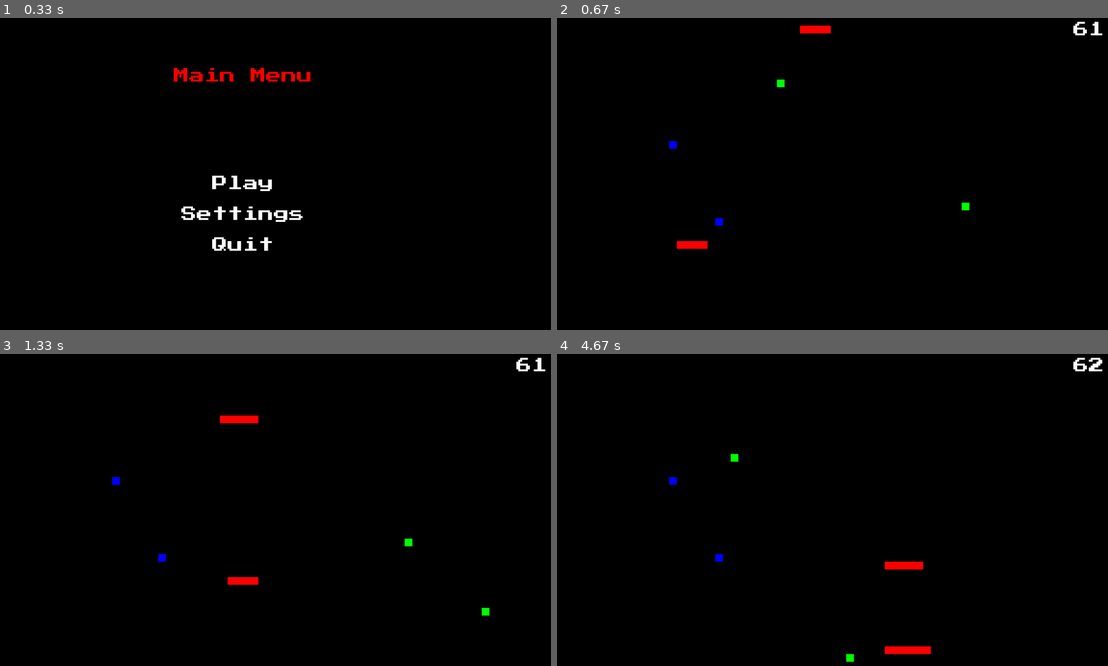
Above: before the commit, frames 1-4 (two rows, left to right).
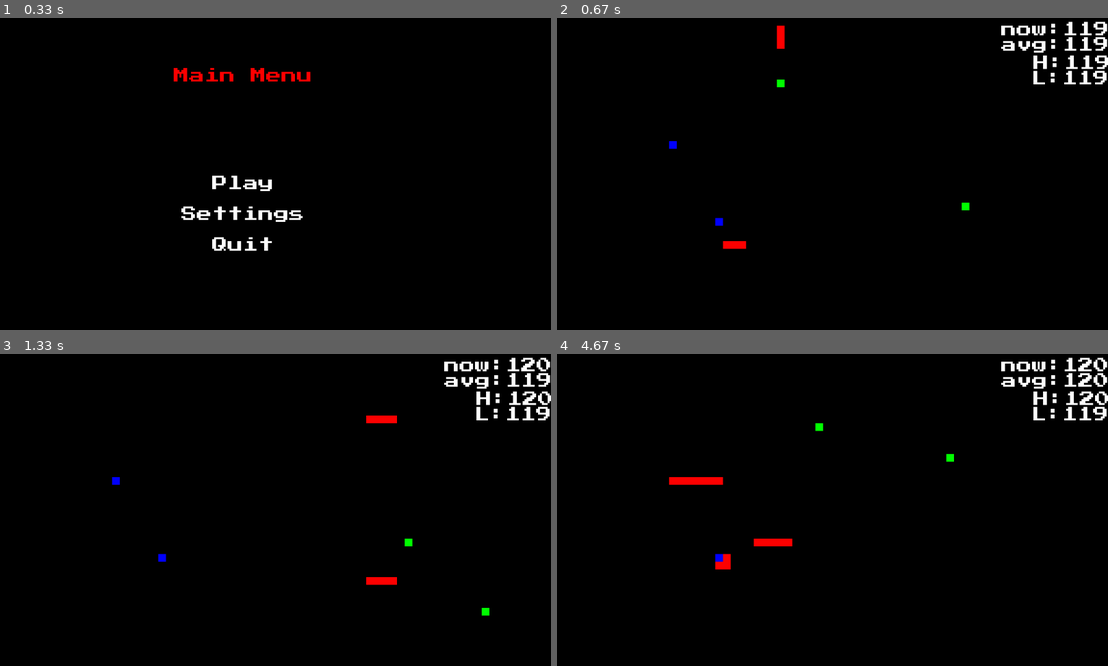
Above: after the commit, the same moments.

Repository: nmurphy101/Pygame2DFramework
Game: pygame game, started from main.py
Two runs of this game, one before a commit and one after it. Both use one fixed random seed, a clock stepped at 60 frames per second and the inputs below.
Inputs (mouse positions are in pixels of both pictures, inside the frame that each line leads up to):
- Up to frame 1 (0.33 s): no input
- Up to frame 2 (0.67 s): click (799, 183) at 0.38 s
- Up to frame 3 (1.33 s): no input
- Up to frame 4 (4.67 s): no input

Frame 1 is identical in both runs. In frame 2, 1.8% of the frame differs, in the area x 21-100%, y 1-75%; in frame 3, 1.9%; in frame 4, 2.5%, in the area x 20-100%, y 1-99%.

Commit message:
Fixed movement to be based on game timer now game frames Modified and added to the fps counter

Diff:
--- a/pkg/app.py
+++ b/pkg/app.py
@@ -19,6 +19,7 @@
 # import re
 # import queue as q
 # from multiprocessing import Pool, cpu_count, Queue, Process, Manager, Lock
+import statistics
 import gc
 import pygame
 # pylint: disable=no-name-in-module
@@ -44,8 +45,8 @@
         self.game_pkg = game_pkg
         self.game = None
         self.running = True
-        self.fps = 62
-        self.logic_fps = 60
+        self.fps = 300
+        self.fps_list = []
         self.clock = None
         self.screen_width = 1280
         self.screen_height = 720
@@ -125,18 +126,17 @@
 
     def update_fps(self):
         fps = str(int(self.clock.get_fps()))
-        color=(255, 255, 255)
-        h_offset = 600
-        position = (
-            self.game.screen_size[0]/2-(len(fps)*self.game.game_font.size)/2 + h_offset,
-            self.game.screen_size[1]/2 - self.game.game_font.size * 11
-        )
-        _ = self.game.game_font.render_to(
-            self.game.screen,
-            position,
-            fps,
-            color
-        )
+        _ = self.game.menu.render_button(f"now:{fps}", 11, h_offset=530)
+        self.fps_list.append(int(fps))
+        # Keep the fps list limited to 100 most recient samples
+        if len(self.fps_list) > 100:
+            self.fps_list.pop(0)
+        # Average FPS
+        avg_fps = str(round(statistics.mean(self.fps_list)))
+        _ = self.game.menu.render_button(f"avg:{avg_fps}", 10, h_offset=530)
+        # High and low FPS
+        _ = self.game.menu.render_button(f"H:{max(self.fps_list)}", 8.8, h_offset=565)
+        _ = self.game.menu.render_button(f"L:{min(self.fps_list)}", 7.8, h_offset=565)
 
     def event_checks(self, menu):
         '''
--- a/pkg/snake_game/entities/entity.py
+++ b/pkg/snake_game/entities/entity.py
@@ -11,6 +11,7 @@
     :license: GPLv3, see LICENSE for more details.
 '''
 
+from datetime import datetime
 import uuid
 import pygame
 
@@ -52,8 +53,8 @@
         self.size = 16
         # How fast the entity can move per loop-tick
         # 1 = 100%, 0 = 0%, speed can't be greater than 1
-        self.speed = 1
-        self.moved_last_cnt = 0
+        # self.speed = 1
+        self.time_last_moved = datetime.now()
         # Where entity was looking = (Up = 0, Right = 1, Down = 2, Left = 3)
         self.prev_direction = 2
         # Where entity is looking = (Up = 0, Right = 1, Down = 2, Left = 3)
@@ -145,10 +146,6 @@
                     child.alive = False
                     child.rect = pygame.draw.rect(self.screen, self.obj_color, self.death_obj)
 
-    def get_speed(self, entity_speed):
-        real_speed = entity_speed * (self.app.logic_fps/int(self.app.clock.get_fps()))
-        return real_speed
-
     def grow(self, eaten_obj):
         pass
 
--- a/pkg/snake_game/entities/snake/snake.py
+++ b/pkg/snake_game/entities/snake/snake.py
@@ -13,6 +13,7 @@
 
 import math
 import random
+from datetime import datetime, timedelta
 import pygame
 # pylint: disable=no-name-in-module
 from pygame.constants import (
@@ -56,9 +57,8 @@
         self.prev_pos_y = self.pos_y - 16
         # How big snake parts are
         self.size = 16
-        # How fast the snake can move per loop-tick
-        # 1 = 100%, 0 = 0%, speed can't be greater than 1
-        self.speed = 1
+        # How many moves the snake can make per second
+        self.movement = 1
         # head color = red
         self.obj_color = (255, 0, 0)
         # Snake death sound
@@ -145,7 +145,7 @@
         move does stuff
         '''
         # pylint: disable=access-member-before-definition
-        if self.moved_last_cnt >= 1 and self.alive:
+        if datetime.now() >= self.time_last_moved + timedelta(milliseconds=20/self.movement) and self.alive:
             # Check if Ai or player controls this entity
             if not self.player:
                 self.aquire_primary_target("food")
@@ -169,9 +169,8 @@
             elif self.direction == 1:
                 self.prev_direction = self.direction
                 self.pos_x += self.size
-            self.moved_last_cnt = 0
-        else:
-            self.moved_last_cnt += 1 * self.get_speed(self.speed)
+            # Set the new last moved time
+            self.time_last_moved = datetime.now()
 
     def interact_children(self, obj1):
         i = 0
--- a/pkg/snake_game/game.py
+++ b/pkg/snake_game/game.py
@@ -17,7 +17,7 @@
 # import threading
 # import logging
 # import sys
-# import time
+from datetime import datetime
 # import re
 # import queue as q
 # from multiprocessing import Pool, cpu_count, Queue, Process, Manager, Lock
@@ -78,7 +78,7 @@
             pygame.mixer.Sound("assets/sounds/8bitsfxpack_windows/SciFi05.wav"),
         ]
         # Game timer
-        # self.timer = time.time()
+        self.timer = None
         # Game object list
         self.obj_dict = {}
         # AI blackbox
@@ -159,6 +159,8 @@
         '''
         # Clear game objects up to free memory
         self.clean_up()
+        # Start the game timer
+        self.timer = datetime.now()
         # Check settings
         self.settings_checks()
         # Starting variables
--- a/pkg/snake_game/game_config.json
+++ b/pkg/snake_game/game_config.json
@@ -1,9 +1,9 @@
 {
     "settings": {
         "music": true,
-        "music_volume": "6.938893903907228e-17",
+        "music_volume": "0.15000000000000008",
         "effect_volume": "0.10000000000000007",
-        "menu_volume": "0.05000000000000007",
+        "menu_volume": "0.35000000000000003",
         "fps_display": true
     }
 }
